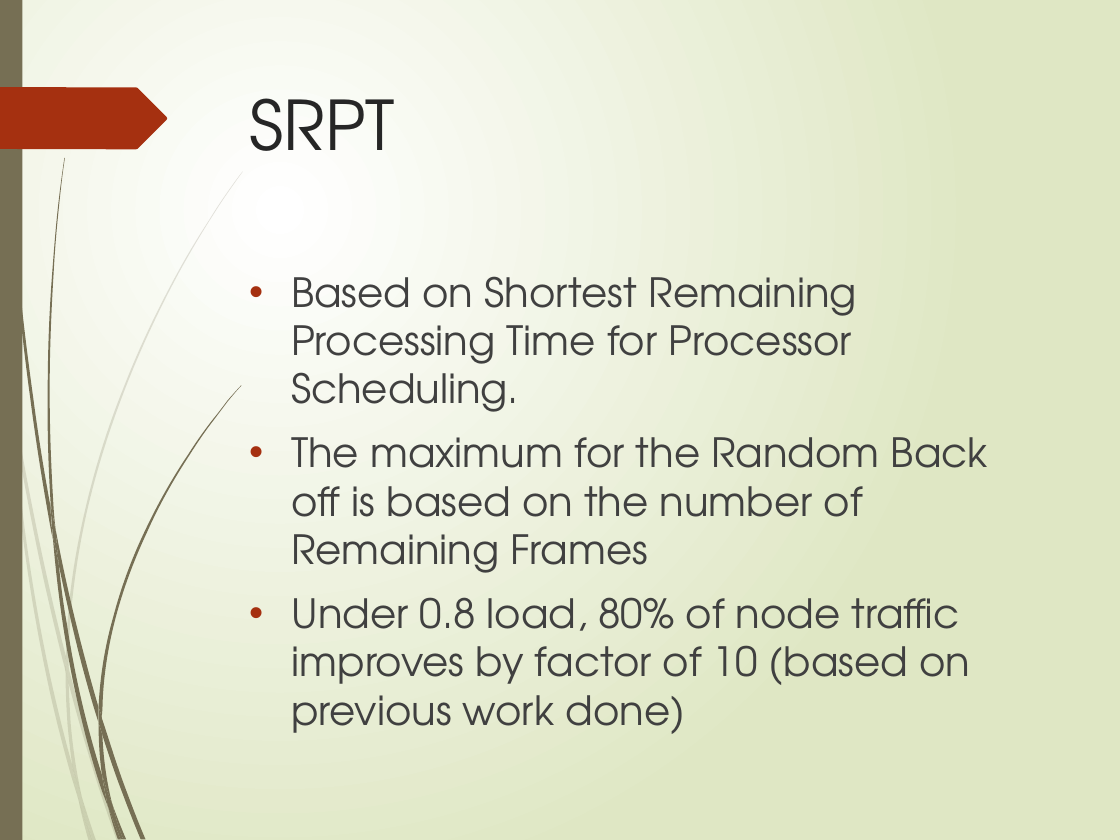
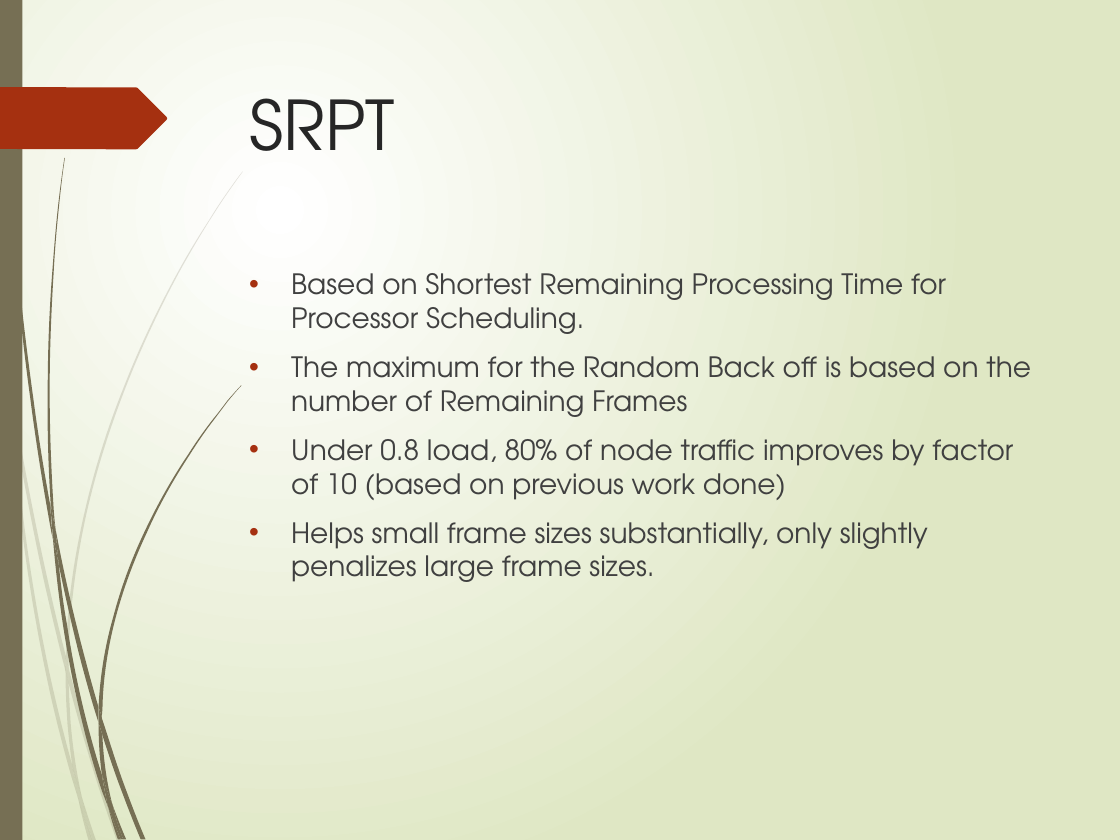
Before and after one commit to Marfle-Bark/myHUMPS, a slide deck: slide 4 of Presentation.pptx. Drawn at 1120x840 pixels with LibreOffice and Linux fonts; fonts in the diff are those of the drawing. Boxes give left, top, right and bottom in pixels: in the first picture for what was removed or moved away, otherwise in the second. Text is boxed around its words. In the diff, an @@ line names an element or a change of style, - is before the commit and + after.

```diff
--- a/Presentation.pptx
+++ b/Presentation.pptx
@@ text at (x1=291, y1=273, x2=1031, y2=500): size 25.9 to 18 pt in "Based on Shortest Remaining Processing Time for ...", "The maximum for the Random Back off ...", "Under 0.8 load, 80% of node traffic ..." @@
@@ text at (x1=291, y1=522, x2=928, y2=582): paragraph added @@
+• Helps small frame sizes substantially, only slightly penalizes large frame sizes.
```
Also in this commit, not shown: 3 other slides changed, 1 slide added, 1 slide removed.
